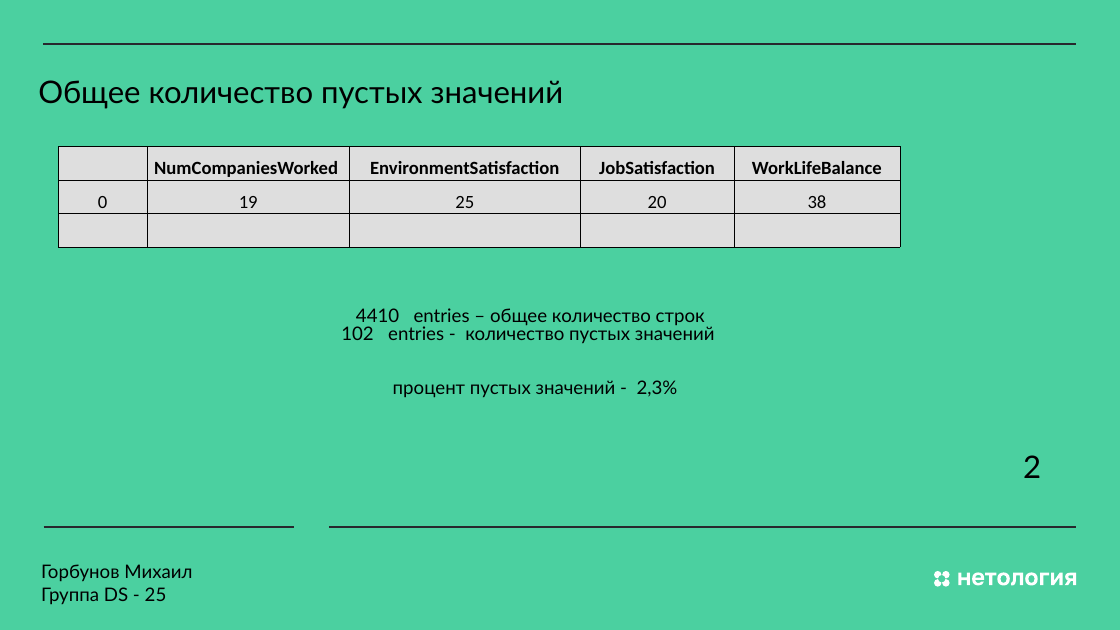
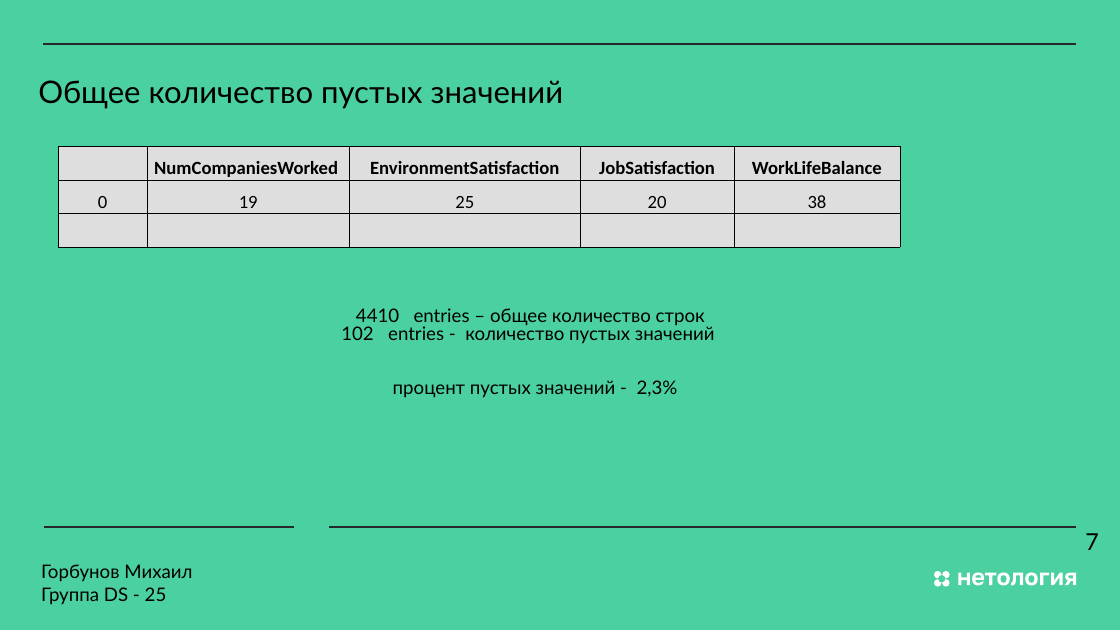
Before and after one commit to MS-max914/MX_2X, a slide deck: slide 7 of Diplom/10_10/Prezent.pptx. Drawn at 1120x630 pixels with LibreOffice and Linux fonts; fonts in the diff are those of the drawing. Boxes give left, top, right and bottom in pixels: in the first picture for what was removed or moved away, otherwise in the second. Text is boxed around its words. In the diff, an @@ line names an element or a change of style, - is before the commit and + after.

```diff
--- a/Diplom/10_10/Prezent.pptx
+++ b/Diplom/10_10/Prezent.pptx
@@ text removed at [1023, 455, 1041, 478] @@
-2
@@ text added at [1085, 533, 1099, 550], 30 pt, text #000000 @@
+7
```
Also in this commit, not shown: 23 other slides changed, 1 slide added, 1 slide removed.
